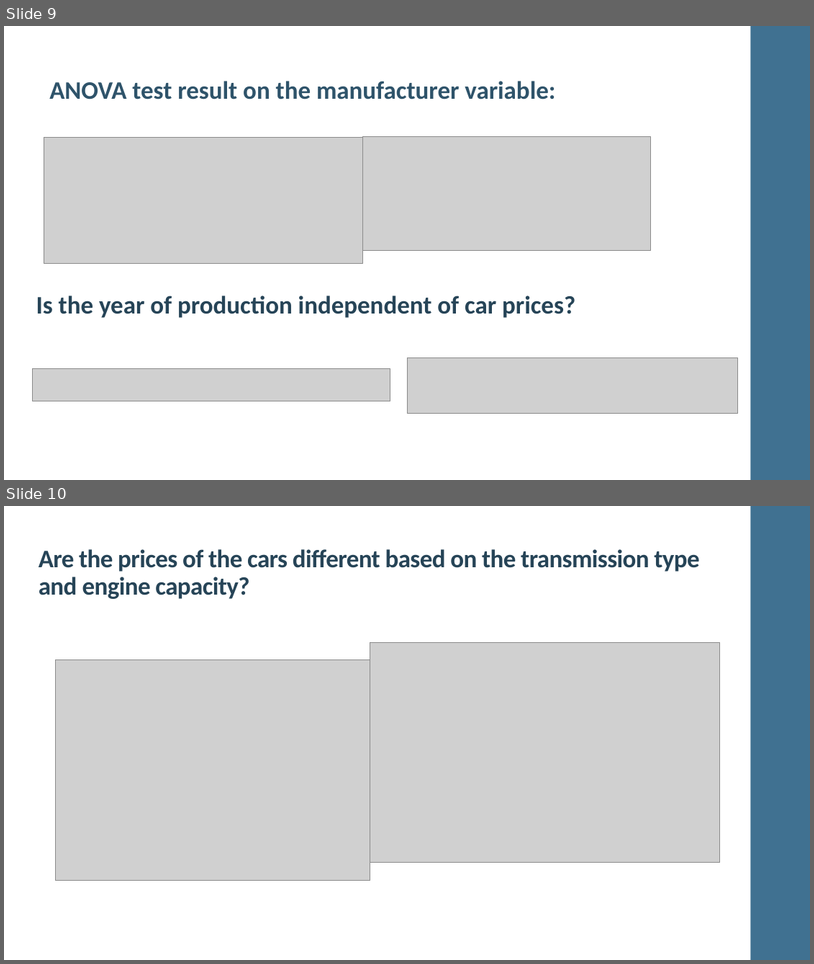
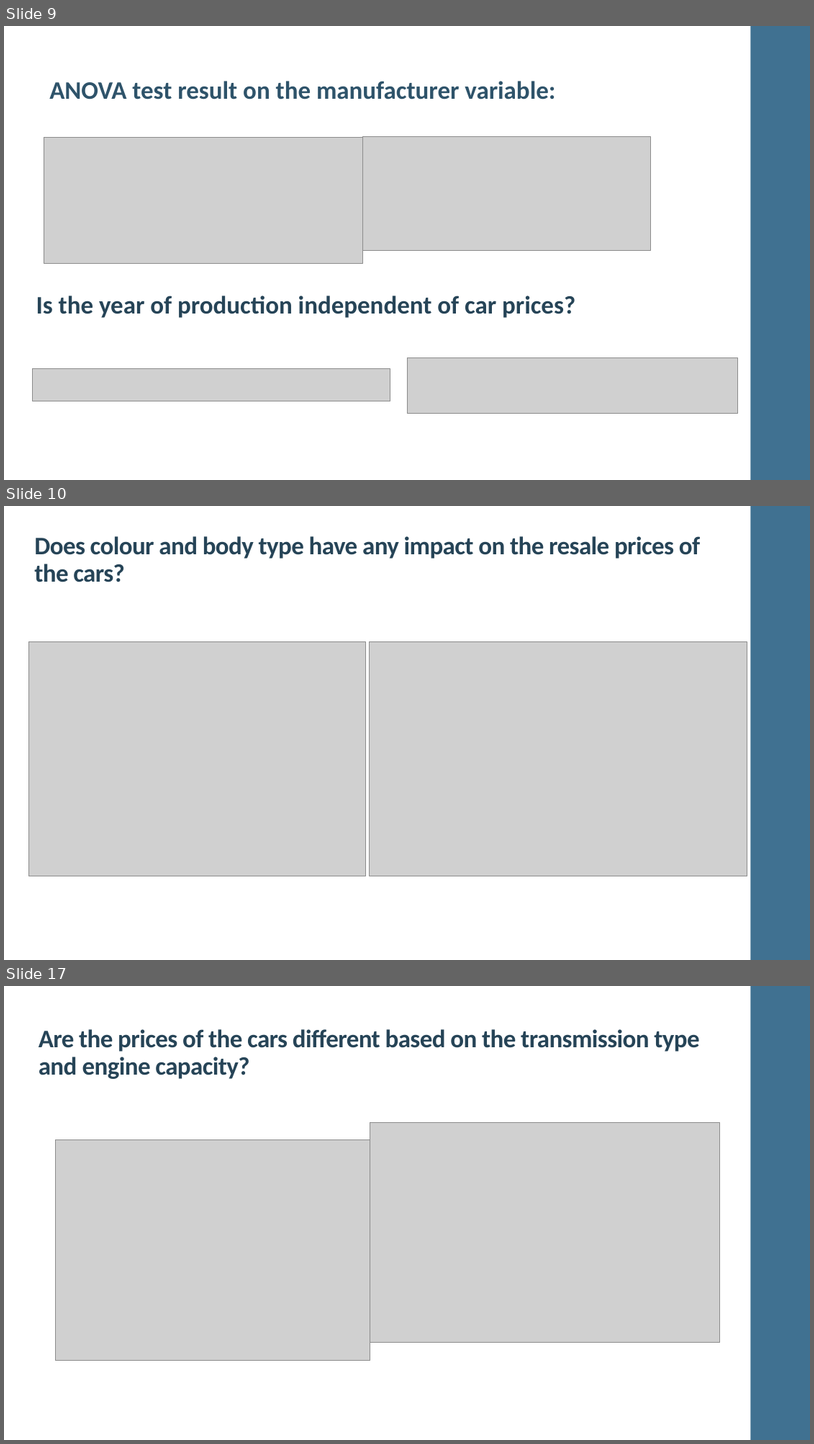
Before and after one commit to MANOJKUMAR1302/22FA_Dataverse_Team08, a slide deck: Team 8_UsedCarsPricePrediction.pptx. Shown one above the other, each under a label of ours: slides 9 and 10 before the commit, slides 9, 10 and 17 after it; the slides between them are not shown. The pictures are 814x964 and 814x1444 pixels, drawn with LibreOffice and Linux fonts; fonts in the diff are those of the drawing; grey boxes stand for pictures. Boxes give left, top, right and bottom in pixels: in the first picture for what was removed or moved away, otherwise in the second. Text is boxed around its words. In the diff, an @@ line names an element or a change of style, - is before the commit and + after.

Commit message:
Update Team 8_UsedCarsPricePrediction.pptx
added all slides

```diff
--- a/Team 8_UsedCarsPricePrediction.pptx
+++ b/Team 8_UsedCarsPricePrediction.pptx
@@ slide 10 added at (4, 506, 810, 960), background #FFFFFF; not listed: 1 template element that a slide beside it also shows @@
@@ text added at (34, 536, 700, 582), 30 pt, text #264457, bold @@
+Does colour and body type have any impact on the resale prices of the cars?
@@ picture added at (28, 641, 366, 875) @@
@@ picture added at (369, 641, 748, 875) @@
@@ what was slide 10 is now slide 17 @@
```
Also in this commit, not shown: 6 other slides added.
